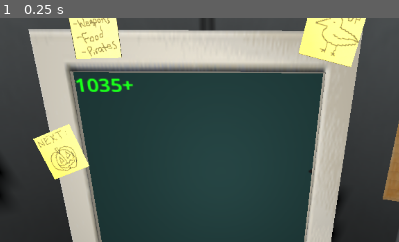
Above: before the commit, frame 1.
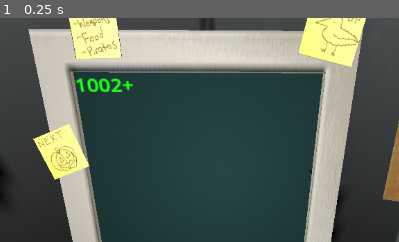
Above: after the commit, the same moment.

Repository: SamuelEdmondson/stock_bubble
Game: Godot game, scene res://scenes/main.tscn
Same seed, same stepped clock (60 frames per second), same inputs: the game is played once before the commit and once after it.
Inputs:
- Up to frame 1 (0.25 s): no input
The pictures show only the part of the screen within x 22-72%, y 0-50%; the shares and areas given below are measured in that part.

The runs differ from the first frame. In frame 1, 0.2% of the frame differs, in the area x 24-31%, y 26-34%.

Commit message:
beginnings of figuring out how to raycast

Diff:
--- a/scenes/graph.gd
+++ b/scenes/graph.gd
@@ -27,7 +27,7 @@
 	if ($NewPriceTimer.is_stopped()):
 		$NewPriceTimer.wait_time = randf_range(1, 5)
 		$NewPriceTimer.start()
-		currentPrice = lastPrice + randi_range(-50, 50)
+		currentPrice = lastPrice + randi_range(-25, 25)
 		var shiftValue = lastPrice - currentPrice
 
 		if (currentPrice >= lastPrice):
--- /dev/null
+++ b/scenes/player.gd
@@ -0,0 +1,22 @@
+extends Node3D
+
+@onready var camera = $Camera
+var rayOrigin = Vector3()
+var rayEnd = Vector3()
+
+func ready():
+	pass
+
+func _physics_process(delta: float):
+	var space_state = get_world_3d().direct_space_state
+	var cam = $Camera
+	var mousepos = get_viewport().get_mouse_position()
+
+	var origin = cam.project_ray_origin(mousepos)
+	var end = origin + cam.project_ray_normal(mousepos) * 20
+	var query = PhysicsRayQueryParameters3D.create(origin, end)
+	query.collide_with_areas = true
+	var result = space_state.intersect_ray(query)
+
+	if result:
+		print("Hit at point: ", result.position)
--- a/scenes/player.tscn
+++ b/scenes/player.tscn
@@ -1,6 +1,9 @@
-[gd_scene format=3 uid="uid://dgb5nci5nk2lk"]
+[gd_scene load_steps=2 format=3 uid="uid://dgb5nci5nk2lk"]
+
+[ext_resource type="Script" path="res://scenes/player.gd" id="1_w6v2b"]
 
 [node name="Player" type="Node3D"]
+script = ExtResource("1_w6v2b")
 
-[node name="Camera3D" type="Camera3D" parent="."]
+[node name="Camera" type="Camera3D" parent="."]
 transform = Transform3D(1, 0, 0, 0, 0.925607, 0.378487, 0, -0.378487, 0.925607, 0, -0.0541716, 0)
